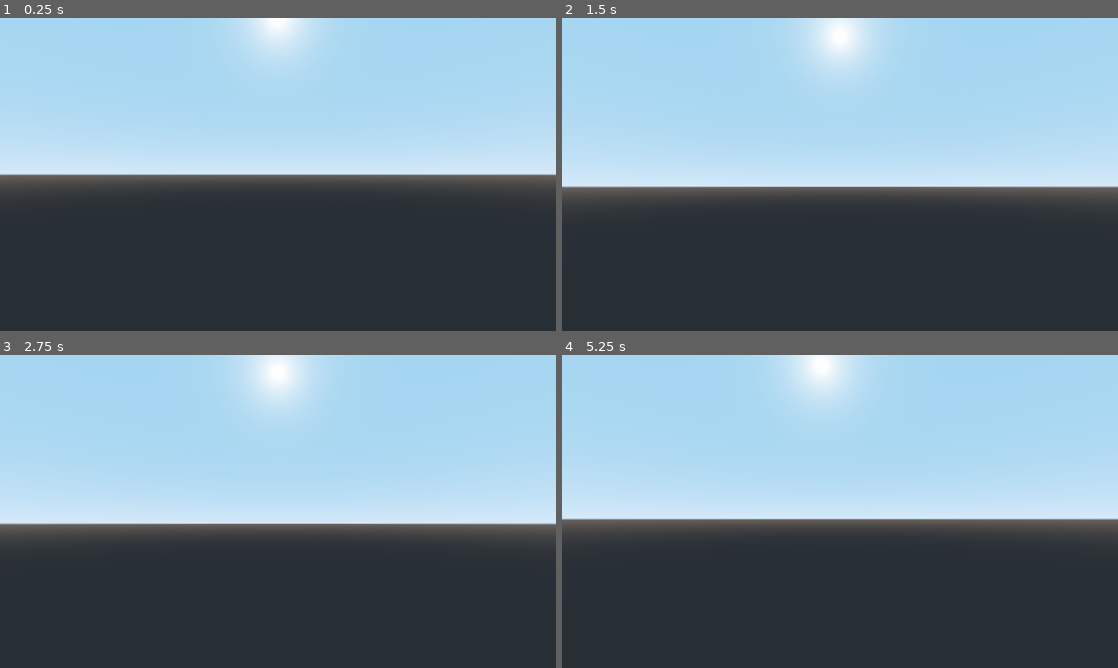
Above: before the commit, frames 1-4 (two rows, left to right).
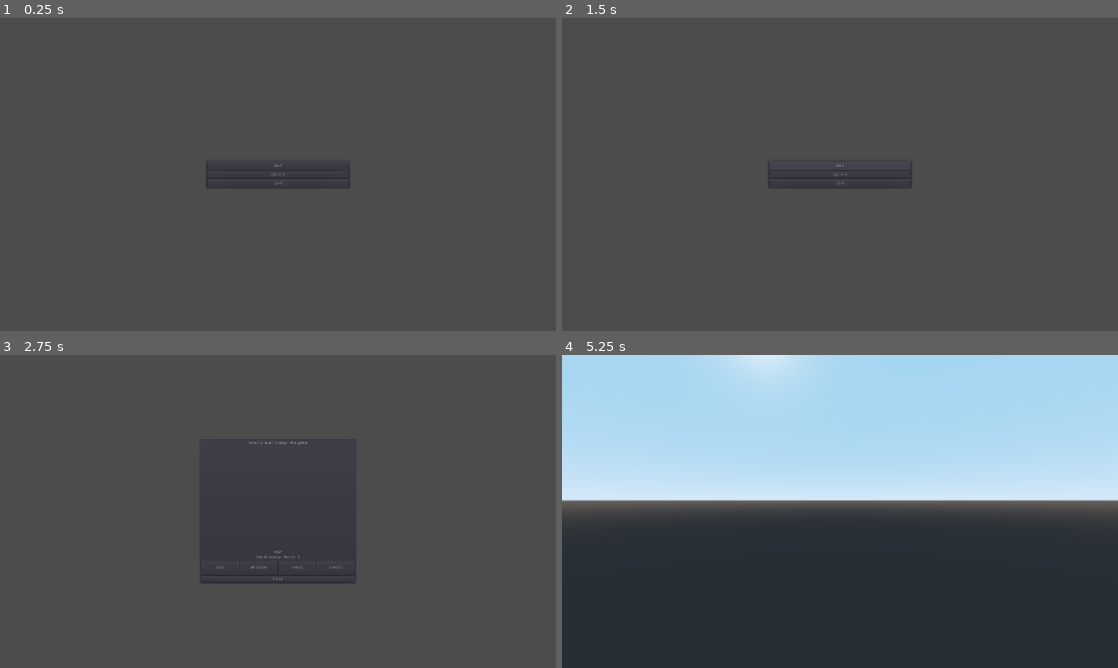
Above: after the commit, the same moments.

Repository: connorj349/industrial_chaos
Game: Godot game, scene res://scenes/Menu.tscn
The game is run twice, just before and just after one commit, with the same random seed, the same clock (stepped at 60 frames per second) and the same inputs. Before the commit the project starts from res://scenes/Main.tscn.
Inputs (mouse positions are in pixels of both pictures, inside the frame that each line leads up to):
- Up to frame 1 (0.25 s): no input
- Up to frame 2 (1.5 s): click (840, 174) at 0.5 s, where only the run after the commit has a clickable "Options"; click (840, 165) at 1.25 s, where only the run after the commit has a clickable "Start"
- Up to frame 3 (2.75 s): click (278, 502) at 2 s, where only the run after the commit has a clickable "Start"
- Up to frame 4 (5.25 s): click (801, 498) at 2.77 s; tap Enter at 3.5, 5 s; move the mouse to (867, 511) at 3.52 s; hold W (move_forward) from 3.53 s (still down); tap E (interact) at 3.6, 4.35, 5.1 s; tap Space (jump) at 3.77, 4.25, 4.52 s; move the mouse to (812, 511) at 4.27 s; move the mouse to (851, 505) at 5.02 s

The runs differ from the first frame. In frame 1, 95% of the frame differs, in the area x 0-100%, y 0-100%; in frame 2, 94%; in frame 3, 91%; in frame 4, 11%.

Commit message:
many changes, see description
added menus(LevelSelect, Loading, Options), created occupation and gamedifficulty Resources, added sound buses, removed player stats for now, changed speed on movement to a setget

Diff:
--- a/industrial_chaos_main/AUTOLOAD/GAMESTATE.gd
+++ b/industrial_chaos_main/AUTOLOAD/GAMESTATE.gd
@@ -1,14 +1,4 @@
 extends Node
 
-func _ready():
-	pass
-	#setup databases here
-
-func setup_database(file_path : String):
-	var database = {}
-	var file = File.new()
-	file.open(file_path, File.READ)
-	var json = JSON.parse(file.get_as_text())
-	file.close()
-	database = json.result
-	return database
+var player_max_allocated_points_allowed = 5
+var game_difficulty = preload("res://Data/easy_difficulty.tres") # change this on levelselect to update gameplay
--- a/industrial_chaos_main/AUTOLOAD/GLOBALS.gd
+++ b/industrial_chaos_main/AUTOLOAD/GLOBALS.gd
@@ -1,14 +1,14 @@
 extends Node
 
 var current_player #allows other objects to reference the player like setting target/etc.
-var current_ui #set global ui to this so anything can access ui methods
+var current_ui #set to current active ui so that other methods can access things on the ui
 
 # warning-ignore:unused_signal
 signal toggle_cursor
 # warning-ignore:unused_signal
 signal on_gui_toggle
 
-func _process(delta):
+func _process(_delta):
 	#debug close out
 	if Input.is_action_just_pressed("escape"):
 		get_tree().quit()
--- a/industrial_chaos_main/scenes/Characters/Health.tscn
+++ b/industrial_chaos_main/Characters/Health.tscn
@@ -1,6 +1,6 @@
 [gd_scene load_steps=2 format=2]
 
-[ext_resource path="res://scenes/Characters/Health.gd" type="Script" id=1]
+[ext_resource path="res://Characters/Health.gd" type="Script" id=1]
 
 [node name="Health" type="Spatial"]
 script = ExtResource( 1 )
--- a/industrial_chaos_main/scenes/Characters/Movement.gd
+++ b/industrial_chaos_main/Characters/Movement.gd
@@ -1,6 +1,7 @@
 extends Spatial
 
-export var speed = 15
+export var max_speed = 15
+export var speed = 15 setget set_speed, get_speed
 export var gravity = 30
 export var jump_power = 10
 export var ignore_rotation = false #used by npcs for correct movement
@@ -53,6 +54,12 @@
 # warning-ignore:return_value_discarded
 	body.move_and_slide_with_snap(movement, snap, Vector3.UP)
 
+func set_speed(value):
+	speed = clamp(value, 0, max_speed)
+
+func get_speed():
+	return speed # +/- nutrition, influence speed based on hunger level
+
 func freeze():
 	frozen = true
 
--- a/industrial_chaos_main/scenes/Characters/Movement.tscn
+++ b/industrial_chaos_main/Characters/Movement.tscn
@@ -1,6 +1,6 @@
 [gd_scene load_steps=2 format=2]
 
-[ext_resource path="res://scenes/Characters/Movement.gd" type="Script" id=1]
+[ext_resource path="res://Characters/Movement.gd" type="Script" id=1]
 
 [node name="Movement" type="Spatial"]
 script = ExtResource( 1 )
--- a/industrial_chaos_main/scenes/Characters/Player/Player.gd
+++ b/industrial_chaos_main/Characters/Player/Player.gd
@@ -15,7 +15,7 @@
 	Input.set_mouse_mode(Input.MOUSE_MODE_CAPTURED)
 	#allow motion
 	movement.init(self)
-	#setup health
+	health.init()
 	#health.connect("health_changed", ui, "update_health_bar")
 	#health.connect("hurt", something, "play_hurt_effects")
 	#same for dead
@@ -39,8 +39,7 @@
 		if interact_area.monitoring:
 			for body in interact_area.get_overlapping_bodies():
 				if body.is_in_group("interactable"):
-					if body._interact(self):
-						pass
+					body._interact(self)
 	if !player_is_in_menu():
 		#jumping
 		if Input.is_action_just_pressed("jump") and is_on_floor():
--- a/industrial_chaos_main/scenes/Characters/Player/Player.tscn
+++ b/industrial_chaos_main/Characters/Player/Player.tscn
@@ -1,20 +1,20 @@
 [gd_scene load_steps=6 format=2]
 
-[ext_resource path="res://scenes/Characters/Player/Player.gd" type="Script" id=1]
-[ext_resource path="res://scenes/Characters/Movement.tscn" type="PackedScene" id=2]
-[ext_resource path="res://scenes/Characters/Health.tscn" type="PackedScene" id=13]
+[ext_resource path="res://Characters/Movement.tscn" type="PackedScene" id=1]
+[ext_resource path="res://Characters/Health.tscn" type="PackedScene" id=2]
+[ext_resource path="res://Characters/Player/Player.gd" type="Script" id=3]
 
 [sub_resource type="CapsuleShape" id=1]
 
 [sub_resource type="BoxShape" id=2]
 
 [node name="Player" type="KinematicBody"]
-script = ExtResource( 1 )
+script = ExtResource( 3 )
 
-[node name="Health" parent="." instance=ExtResource( 13 )]
+[node name="Health" parent="." instance=ExtResource( 2 )]
 max_health = 100
 
-[node name="Movement" parent="." instance=ExtResource( 2 )]
+[node name="Movement" parent="." instance=ExtResource( 1 )]
 
 [node name="CollisionShape" type="CollisionShape" parent="."]
 transform = Transform( 1, 0, 0, 0, -4.37114e-08, -1, 0, 1, -4.37114e-08, 0, 0, 0 )
--- /dev/null
+++ b/industrial_chaos_main/Data/GameDifficulty.gd
@@ -0,0 +1,5 @@
+extends Resource
+class_name GameDifficulty
+
+export(int) var allowed_allocated_points = 0
+export(Array, Resource) var allowed_occupations = []
--- /dev/null
+++ b/industrial_chaos_main/Data/Occupation.gd
@@ -0,0 +1,8 @@
+extends Resource
+class_name Occupation
+
+export(int) var starting_strength = 0
+export(int) var starting_perception = 0
+export(int) var starting_toughness = 0
+# export(Resource) var starting_oddity/special_condition # this will be used to spawn players with special perms like
+# knowledge(passcodes) or afflictions
--- /dev/null
+++ b/industrial_chaos_main/Data/easy_difficulty.tres
@@ -0,0 +1,8 @@
+[gd_resource type="Resource" load_steps=2 format=2]
+
+[ext_resource path="res://Data/GameDifficulty.gd" type="Script" id=1]
+
+[resource]
+script = ExtResource( 1 )
+allowed_allocated_points = 5
+allowed_occupations = [  ]
--- /dev/null
+++ b/industrial_chaos_main/Interactables/Interactable.gd
@@ -0,0 +1,14 @@
+extends Spatial
+class_name Interactable
+
+var can_interact = true
+
+signal on_interact
+
+func _ready():
+	if !is_in_group("interactable"):
+		add_to_group("interactable")
+
+func _interact(_actor): #overridable method
+	if can_interact:
+		emit_signal("on_interact", _actor)
--- /dev/null
+++ b/industrial_chaos_main/UI/CharacterCreation.tscn
@@ -0,0 +1,152 @@
+[gd_scene format=2]
+
+[node name="CharacterCreation" type="Control"]
+anchor_right = 1.0
+anchor_bottom = 1.0
+
+[node name="PanelContainer" type="PanelContainer" parent="."]
+anchor_left = 0.5
+anchor_top = 0.5
+anchor_right = 0.5
+anchor_bottom = 0.5
+margin_left = -250.0
+margin_top = -250.0
+margin_right = 250.0
+margin_bottom = 250.0
+
+[node name="TabContainer" type="TabContainer" parent="PanelContainer"]
+margin_left = 7.0
+margin_top = 7.0
+margin_right = 493.0
+margin_bottom = 493.0
+tab_align = 0
+
+[node name="Player Stats" type="VBoxContainer" parent="PanelContainer/TabContainer"]
+anchor_right = 1.0
+anchor_bottom = 1.0
+margin_left = 4.0
+margin_top = 32.0
+margin_right = -4.0
+margin_bottom = -4.0
+
+[node name="HeaderInfo" type="HBoxContainer" parent="PanelContainer/TabContainer/Player Stats"]
+margin_right = 478.0
+margin_bottom = 150.0
+rect_min_size = Vector2( 0, 100 )
+
+[node name="SelectedClassPicture" type="TextureRect" parent="PanelContainer/TabContainer/Player Stats/HeaderInfo"]
+margin_right = 150.0
+margin_bottom = 150.0
+rect_min_size = Vector2( 150, 150 )
+
+[node name="Label" type="Label" parent="PanelContainer/TabContainer/Player Stats/HeaderInfo"]
+margin_left = 154.0
+margin_right = 478.0
+margin_bottom = 150.0
+size_flags_horizontal = 3
+size_flags_vertical = 5
+text = "INTRODUCTION"
+align = 1
+valign = 1
+
+[node name="Stat" type="PanelContainer" parent="PanelContainer/TabContainer/Player Stats"]
+margin_top = 154.0
+margin_right = 478.0
+margin_bottom = 229.0
+rect_min_size = Vector2( 0, 75 )
+
+[node name="VBoxContainer" type="VBoxContainer" parent="PanelContainer/TabContainer/Player Stats/Stat"]
+margin_left = 7.0
+margin_top = 7.0
+margin_right = 471.0
+margin_bottom = 68.0
+
+[node name="NameLabel" type="Label" parent="PanelContainer/TabContainer/Player Stats/Stat/VBoxContainer"]
+margin_right = 464.0
+margin_bottom = 14.0
+text = "STAT_NAME"
+align = 1
+valign = 1
+
+[node name="HBoxContainer" type="HBoxContainer" parent="PanelContainer/TabContainer/Player Stats/Stat/VBoxContainer"]
+margin_top = 18.0
+margin_right = 464.0
+margin_bottom = 61.0
+size_flags_vertical = 3
+
+[node name="MinusButton" type="Button" parent="PanelContainer/TabContainer/Player Stats/Stat/VBoxContainer/HBoxContainer"]
+margin_right = 166.0
+margin_bottom = 43.0
+size_flags_horizontal = 3
+text = "-"
+
+[node name="CurrAmountLabel" type="Label" parent="PanelContainer/TabContainer/Player Stats/Stat/VBoxContainer/HBoxContainer"]
+margin_left = 170.0
+margin_top = 14.0
+margin_right = 293.0
+margin_bottom = 28.0
+size_flags_vertical = 6
+text = "CURRENT_AMOUNT"
+
+[node name="AddButton" type="Button" parent="PanelContainer/TabContainer/Player Stats/Stat/VBoxContainer/HBoxContainer"]
+margin_left = 297.0
+margin_right = 464.0
+margin_bottom = 43.0
+size_flags_horizontal = 3
+text = "+"
+
+[node name="Occupations" type="PanelContainer" parent="PanelContainer/TabContainer"]
+visible = false
+anchor_right = 1.0
+anchor_bottom = 1.0
+margin_left = 4.0
+margin_top = 32.0
+margin_right = -4.0
+margin_bottom = -4.0
+
+[node name="ScrollContainer" type="ScrollContainer" parent="PanelContainer/TabContainer/Occupations"]
+margin_left = 7.0
+margin_top = 7.0
+margin_right = 471.0
+margin_bottom = 443.0
+follow_focus = true
+scroll_horizontal_enabled = false
+
+[node name="VBoxContainer" type="VBoxContainer" parent="PanelContainer/TabContainer/Occupations/ScrollContainer"]
+margin_right = 464.0
+margin_bottom = 436.0
+size_flags_horizontal = 3
+size_flags_vertical = 3
+
+[node name="Class" type="PanelContainer" parent="PanelContainer/TabContainer/Occupations/ScrollContainer/VBoxContainer"]
+margin_right = 464.0
+margin_bottom = 100.0
+rect_min_size = Vector2( 0, 100 )
+
+[node name="HBoxContainer" type="HBoxContainer" parent="PanelContainer/TabContainer/Occupations/ScrollContainer/VBoxContainer/Class"]
+margin_left = 7.0
+margin_top = 7.0
+margin_right = 457.0
+margin_bottom = 93.0
+
+[node name="NameLabel" type="Label" parent="PanelContainer/TabContainer/Occupations/ScrollContainer/VBoxContainer/Class/HBoxContainer"]
+margin_top = 36.0
+margin_right = 82.0
+margin_bottom = 50.0
+text = "CLASS_NAME"
+
+[node name="DescriptionLabel" type="Label" parent="PanelContainer/TabContainer/Occupations/ScrollContainer/VBoxContainer/Class/HBoxContainer"]
+margin_left = 86.0
+margin_top = 36.0
+margin_right = 386.0
+margin_bottom = 50.0
+size_flags_horizontal = 3
+text = "CLASS_DESCRIPTION"
+align = 1
+valign = 1
+
+[node name="ChooseButton" type="Button" parent="PanelContainer/TabContainer/Occupations/ScrollContainer/VBoxContainer/Class/HBoxContainer"]
+margin_left = 390.0
+margin_right = 450.0
+margin_bottom = 86.0
+text = "Sign Up"
--- /dev/null
+++ b/industrial_chaos_main/UI/LevelSelect.gd
@@ -0,0 +1,15 @@
+extends Control
+
+signal on_level_select
+
+func on_difficulty_changed(points_allowed, difficulty_name):
+	Gamestate.player_max_allocated_points_allowed = points_allowed
+	$PanelContainer/VBoxContainer/CurrentDifficultySelectedLabel.text = difficulty_name
+	$PanelContainer/VBoxContainer/PointsAllowedLabel.text = "Stat Allocation Points: " + str(points_allowed)
+	if difficulty_name == "Chaos":
+		$PanelContainer/VBoxContainer/PointsAllowedLabel2.show()
+	else:
+		$PanelContainer/VBoxContainer/PointsAllowedLabel2.hide()
+
+func on_level_select(path):
+	emit_signal("on_level_select", path)
--- /dev/null
+++ b/industrial_chaos_main/UI/LevelSelect.tscn
@@ -0,0 +1,124 @@
+[gd_scene load_steps=2 format=2]
+
+[ext_resource path="res://UI/LevelSelect.gd" type="Script" id=1]
+
+[node name="LevelSelect" type="Control"]
+anchor_right = 1.0
+anchor_bottom = 1.0
+script = ExtResource( 1 )
+
+[node name="PanelContainer" type="PanelContainer" parent="."]
+anchor_left = 0.5
+anchor_top = 0.5
+anchor_right = 0.5
+anchor_bottom = 0.5
+margin_left = -271.0
+margin_top = -250.0
+margin_right = 271.0
+margin_bottom = 250.0
+
+[node name="VBoxContainer" type="VBoxContainer" parent="PanelContainer"]
+margin_left = 7.0
+margin_top = 7.0
+margin_right = 535.0
+margin_bottom = 493.0
+
+[node name="Label" type="Label" parent="PanelContainer/VBoxContainer"]
+margin_right = 528.0
+margin_bottom = 14.0
+text = "Select a level to begin the game"
+align = 1
+valign = 1
+
+[node name="ScrollContainer" type="ScrollContainer" parent="PanelContainer/VBoxContainer"]
+margin_top = 18.0
+margin_right = 528.0
+margin_bottom = 372.0
+size_flags_vertical = 3
+scroll_vertical_enabled = false
+
+[node name="LevelsContainer" type="HBoxContainer" parent="PanelContainer/VBoxContainer/ScrollContainer"]
+margin_right = 528.0
+margin_bottom = 354.0
+size_flags_horizontal = 3
+size_flags_vertical = 3
+
+[node name="LevelButton" type="TextureButton" parent="PanelContainer/VBoxContainer/ScrollContainer/LevelsContainer"]
+margin_right = 250.0
+margin_bottom = 354.0
+rect_min_size = Vector2( 250, 0 )
+
+[node name="CurrentDifficultySelectedLabel" type="Label" parent="PanelContainer/VBoxContainer"]
+margin_top = 376.0
+margin_right = 528.0
+margin_bottom = 390.0
+text = "EASY"
+align = 1
+valign = 1
+
+[node name="PointsAllowedLabel" type="Label" parent="PanelContainer/VBoxContainer"]
+margin_top = 394.0
+margin_right = 528.0
+margin_bottom = 408.0
+text = "Stat Allocation Points: 5"
+align = 1
+valign = 1
+
+[node name="PointsAllowedLabel2" type="Label" parent="PanelContainer/VBoxContainer"]
+visible = false
+margin_top = 394.0
+margin_right = 528.0
+margin_bottom = 408.0
+text = "Warning! Two random stats will be set to zero! Extremely difficult!"
+align = 1
+valign = 1
+
+[node name="DifficultyContainer" type="HBoxContainer" parent="PanelContainer/VBoxContainer"]
+margin_top = 412.0
+margin_right = 528.0
+margin_bottom = 462.0
+rect_min_size = Vector2( 0, 50 )
+
+[node name="EasyButton" type="Button" parent="PanelContainer/VBoxContainer/DifficultyContainer"]
+margin_right = 129.0
+margin_bottom = 50.0
+size_flags_horizontal = 3
+size_flags_vertical = 3
+text = "EASY"
+
+[node name="MediumButton" type="Button" parent="PanelContainer/VBoxContainer/DifficultyContainer"]
+margin_left = 133.0
+margin_right = 262.0
+margin_bottom = 50.0
+size_flags_horizontal = 3
+size_flags_vertical = 3
+text = "MEDIUM"
+
+[node name="HardButton" type="Button" parent="PanelContainer/VBoxContainer/DifficultyContainer"]
+margin_left = 266.0
+margin_right = 395.0
+margin_bottom = 50.0
+size_flags_horizontal = 3
+size_flags_vertical = 3
+text = "HARD"
+
+[node name="ChaosButton" type="Button" parent="PanelContainer/VBoxContainer/DifficultyContainer"]
+margin_left = 399.0
+margin_right = 528.0
+margin_bottom = 50.0
+size_flags_horizontal = 3
+size_flags_vertical = 3
+text = "CHAOS"
+
+[node name="CloseButton" type="Button" parent="PanelContainer/VBoxContainer"]
+margin_top = 466.0
+margin_right = 528.0
+margin_bottom = 486.0
+text = "Close"
+
+[connection signal="pressed" from="PanelContainer/VBoxContainer/ScrollContainer/LevelsContainer/LevelButton" to="." method="on_level_select" binds= [ "res://scenes/Main.tscn" ]]
+[connection signal="pressed" from="PanelContainer/VBoxContainer/DifficultyContainer/EasyButton" to="." method="on_difficulty_changed" binds= [ 5, "Easy" ]]
+[connection signal="pressed" from="PanelContainer/VBoxContainer/DifficultyContainer/MediumButton" to="." method="on_difficulty_changed" binds= [ 3, "Medium" ]]
+[connection signal="pressed" from="PanelContainer/VBoxContainer/DifficultyContainer/HardButton" to="." method="on_difficulty_changed" binds= [ 1, "Hard" ]]
+[connection signal="pressed" from="PanelContainer/VBoxContainer/DifficultyContainer/ChaosButton" to="." method="on_difficulty_changed" binds= [ 0, "Chaos" ]]
+[connection signal="pressed" from="PanelContainer/VBoxContainer/CloseButton" to="." method="set_visible" binds= [ false ]]
--- /dev/null
+++ b/industrial_chaos_main/UI/LoadingScreen.gd
@@ -0,0 +1,48 @@
+extends Control
+
+export var max_load_time = 10000 # maybe remove
+# export(Array, String, MULTILINE) var tips # array of tips to display
+
+# var rng = RandomNumberGenerator.new() # random tips
+
+func change_scene(path): # need to pass current scene to remove it
+	# rng.randomize()
+	show()
+	var loader = ResourceLoader.load_interactive(path)
+
+	if loader == null: # if the loader can't load anything
+		print("Resource loader unable to load the resouce at path")
+		return # stop function execution
+
+	var t = OS.get_ticks_msec()
+
+	#if tips and tips.size() > 0:
+		#var random_index = rng.randi_range(0, tips.size() - 1)
+		#$Control/VBoxContainer2/TipValue.text = tips[random_index]
+
+	#var level_name = path.rsplit("/", true, 1)
+	#var level_name_without_ext = level_name[1].rsplit(".", true, 1)
+	#$Control/VBoxContainer/LevelName.text = level_name_without_ext[0] # level_list_with_ext[0]
+
+	while OS.get_ticks_msec() - t < max_load_time: # run loop until max_load_time has been reached(loading takes too long)
+		var err = loader.poll()
+		var root_node = get_tree().get_root()
+		if err == ERR_FILE_EOF: # loading complete
+			for item in get_tree().get_root().get_children():
+				if item is Spatial or item is Node2D or item is Control:
+					root_node.remove_child(item)
+					item.queue_free()
+			var resource = loader.get_resource()
+			root_node.call_deferred("add_child", resource.instance())
+			queue_free() # delete the loading screen
+			break # break the loop
+		if err == OK: # still loading
+			var progress = float(loader.get_stage())/loader.get_stage_count()
+			$Panel/ProgressBar.value = progress * 100
+		else: # failure to load
+			print("Error while loading file")
+			break
+		yield(get_tree(), "idle_frame") # stop preventing the bar from loading
+
+func quit_game():
+	get_tree().quit()
--- /dev/null
+++ b/industrial_chaos_main/UI/LoadingScreen.tscn
@@ -0,0 +1,22 @@
+[gd_scene load_steps=2 format=2]
+
+[ext_resource path="res://UI/LoadingScreen.gd" type="Script" id=1]
+
+[node name="LoadingScreen" type="Control"]
+anchor_right = 1.0
+anchor_bottom = 1.0
+script = ExtResource( 1 )
+
+[node name="Panel" type="Panel" parent="."]
+anchor_right = 1.0
+anchor_bottom = 1.0
+
+[node name="ProgressBar" type="ProgressBar" parent="Panel"]
+anchor_left = 0.5
+anchor_top = 1.0
+anchor_right = 0.5
+anchor_bottom = 1.0
+margin_left = -700.0
+margin_top = -130.0
+margin_right = 700.0
+margin_bottom = -55.0
--- /dev/null
+++ b/industrial_chaos_main/UI/OptionsMenu.tscn
@@ -0,0 +1,30 @@
+[gd_scene format=2]
+
+[node name="OptionsMenu" type="Control"]
+anchor_right = 1.0
+anchor_bottom = 1.0
+
+[node name="PanelContainer" type="PanelContainer" parent="."]
+anchor_left = 0.5
+anchor_top = 0.5
+anchor_right = 0.5
+anchor_bottom = 0.5
+margin_left = -250.0
+margin_top = -250.0
+margin_right = 250.0
+margin_bottom = 250.0
+
+[node name="VBoxContainer" type="VBoxContainer" parent="PanelContainer"]
+margin_left = 7.0
+margin_top = 7.0
+margin_right = 493.0
+margin_bottom = 493.0
+
+[node name="CloseButton" type="Button" parent="PanelContainer"]
+margin_left = 7.0
+margin_top = 7.0
+margin_right = 493.0
+margin_bottom = 493.0
+text = "Close"
+
+[connection signal="pressed" from="PanelContainer/CloseButton" to="." method="set_visible" binds= [ false ]]
--- /dev/null
+++ b/industrial_chaos_main/default_bus_layout.tres
@@ -0,0 +1,15 @@
+[gd_resource type="AudioBusLayout" format=2]
+
+[resource]
+bus/1/name = "Sfx"
+bus/1/solo = false
+bus/1/mute = false
+bus/1/bypass_fx = false
+bus/1/volume_db = 0.0
+bus/1/send = "Master"
+bus/2/name = "Music"
+bus/2/solo = false
+bus/2/mute = false
+bus/2/bypass_fx = false
+bus/2/volume_db = 0.0
+bus/2/send = "Master"
--- a/industrial_chaos_main/project.godot
+++ b/industrial_chaos_main/project.godot
@@ -9,19 +9,31 @@
 config_version=4
 
 _global_script_classes=[ {
+"base": "Resource",
+"class": "GameDifficulty",
+"language": "GDScript",
+"path": "res://Data/GameDifficulty.gd"
+}, {
 "base": "Spatial",
 "class": "Interactable",
 "language": "GDScript",
-"path": "res://scenes/Interactables/Interactable.gd"
+"path": "res://Interactables/Interactable.gd"
+}, {
+"base": "Resource",
+"class": "Occupation",
+"language": "GDScript",
+"path": "res://Data/Occupation.gd"
 } ]
 _global_script_class_icons={
-"Interactable": ""
+"GameDifficulty": "",
+"Interactable": "",
+"Occupation": ""
 }
 
 [application]
 
 config/name="Industrial Chaos"
-run/main_scene="res://scenes/Main.tscn"
+run/main_scene="res://scenes/Menu.tscn"
 config/icon="res://icon.png"
 
 [autoload]
--- a/industrial_chaos_main/scenes/Interactables/Interactable.gd
+++ /dev/null
@@ -1,24 +0,0 @@
-extends Spatial
-class_name Interactable
-
-var can_interact = true
-
-func _ready():
-	if !is_in_group("interactable"):
-		add_to_group("interactable")
-	if (get_child(0).get_active_material(0).next_pass != null): #sets the nextpass glow off if it has a nextpass
-		var mat = get_child(0).get_active_material(0)
-		get_child(0).set_surface_material(0, mat.duplicate(true))
-		get_child(0).get_active_material(0).next_pass.params_grow = false
-
-func toggle_select(toggle): #toggles the glow on next_pass material(only if the object has one)
-	if (get_child(0).get_active_material(0).next_pass != null):
-		if toggle and can_interact:
-			get_child(0).get_active_material(0).next_pass.params_grow = true
-			get_child(0).get_active_material(0).next_pass.params_grow_amount = 0.01
-			pass
-		else:
-			get_child(0).get_active_material(0).next_pass.params_grow = false
-
-func _interact(_actor): #overridable method
-	pass
--- a/industrial_chaos_main/scenes/Main.tscn
+++ b/industrial_chaos_main/scenes/Main.tscn
@@ -1,6 +1,6 @@
 [gd_scene load_steps=2 format=2]
 
-[ext_resource path="res://scenes/Characters/Player/Player.tscn" type="PackedScene" id=1]
+[ext_resource path="res://Characters/Player/Player.tscn" type="PackedScene" id=1]
 
 [node name="Main" type="Spatial"]
 
--- /dev/null
+++ b/industrial_chaos_main/scenes/Menu.tscn
@@ -0,0 +1,71 @@
+[gd_scene load_steps=4 format=2]
+
+[ext_resource path="res://UI/OptionsMenu.tscn" type="PackedScene" id=1]
+[ext_resource path="res://UI/LoadingScreen.tscn" type="PackedScene" id=2]
+[ext_resource path="res://UI/LevelSelect.tscn" type="PackedScene" id=3]
+
+[node name="Menu" type="Spatial"]
+
+[node name="CanvasLayer" type="CanvasLayer" parent="."]
+
+[node name="PanelContainer" type="PanelContainer" parent="CanvasLayer"]
+anchor_left = 0.5
+anchor_top = 0.5
+anchor_right = 0.5
+anchor_bottom = 0.5
+margin_left = -250.0
+margin_top = -50.0
+margin_right = 250.0
+margin_bottom = 50.0
+
+[node name="VBoxContainer" type="VBoxContainer" parent="CanvasLayer/PanelContainer"]
+margin_left = 7.0
+margin_top = 7.0
+margin_right = 493.0
+margin_bottom = 93.0
+
+[node name="StartButton" type="Button" parent="CanvasLayer/PanelContainer/VBoxContainer"]
+margin_right = 486.0
+margin_bottom = 26.0
+size_flags_vertical = 3
+text = "Start"
+
+[node name="OpenOptionsButton" type="Button" parent="CanvasLayer/PanelContainer/VBoxContainer"]
+margin_top = 30.0
+margin_right = 486.0
+margin_bottom = 56.0
+size_flags_vertical = 3
+text = "Options"
+
+[node name="QuitButton" type="Button" parent="CanvasLayer/PanelContainer/VBoxContainer"]
+margin_top = 60.0
+margin_right = 486.0
+margin_bottom = 86.0
+size_flags_vertical = 3
+text = "Quit"
+
+[node name="OptionsMenu" parent="CanvasLayer/PanelContainer" instance=ExtResource( 1 )]
+visible = false
+anchor_right = 0.0
+anchor_bottom = 0.0
+margin_left = 7.0
+margin_top = 7.0
+margin_right = 493.0
+margin_bottom = 93.0
+
+[node name="LevelSelect" parent="CanvasLayer/PanelContainer" instance=ExtResource( 3 )]
+visible = false
+anchor_right = 0.0
+anchor_bottom = 0.0
+margin_left = 7.0
+margin_top = 7.0
+margin_right = 493.0
+margin_bottom = 93.0
+
+[node name="LoadingScreen" parent="CanvasLayer" instance=ExtResource( 2 )]
+visible = false
+
+[connection signal="pressed" from="CanvasLayer/PanelContainer/VBoxContainer/StartButton" to="CanvasLayer/PanelContainer/LevelSelect" method="set_visible" binds= [ true ]]
+[connection signal="pressed" from="CanvasLayer/PanelContainer/VBoxContainer/OpenOptionsButton" to="CanvasLayer/PanelContainer/OptionsMenu" method="set_visible" binds= [ true ]]
+[connection signal="pressed" from="CanvasLayer/PanelContainer/VBoxContainer/QuitButton" to="CanvasLayer/LoadingScreen" method="quit_game"]
+[connection signal="on_level_select" from="CanvasLayer/PanelContainer/LevelSelect" to="CanvasLayer/LoadingScreen" method="change_scene"]
Renamed: industrial_chaos_main/scenes/Characters/Health.gd -> industrial_chaos_main/Characters/Health.gd
